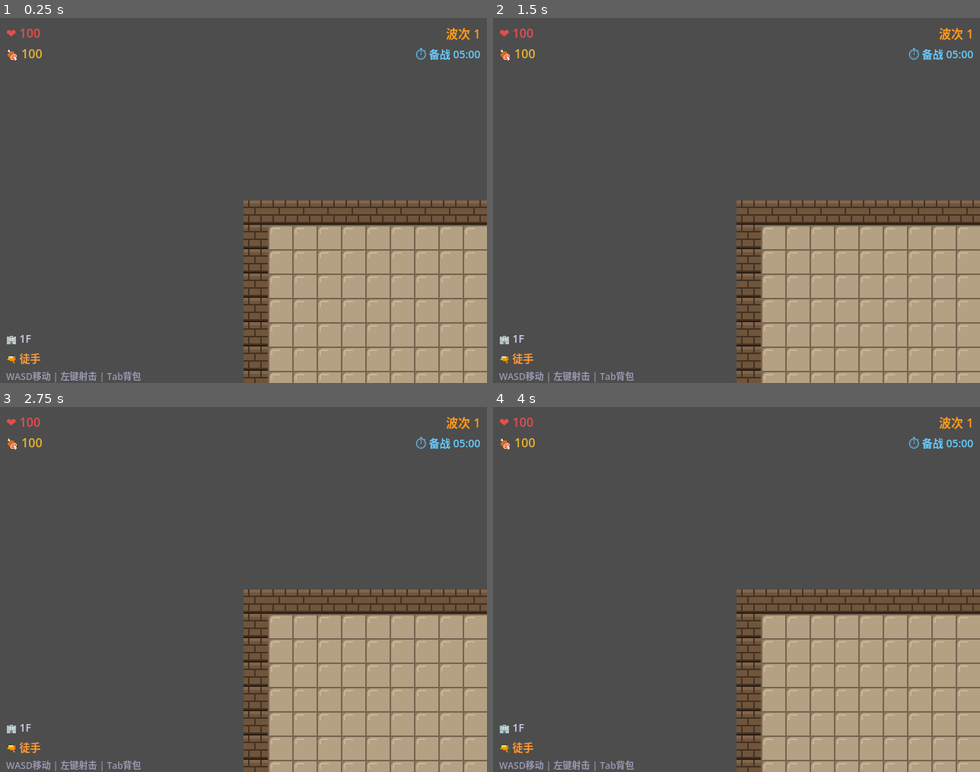
Above: before the commit, frames 1-4 (two rows, left to right).
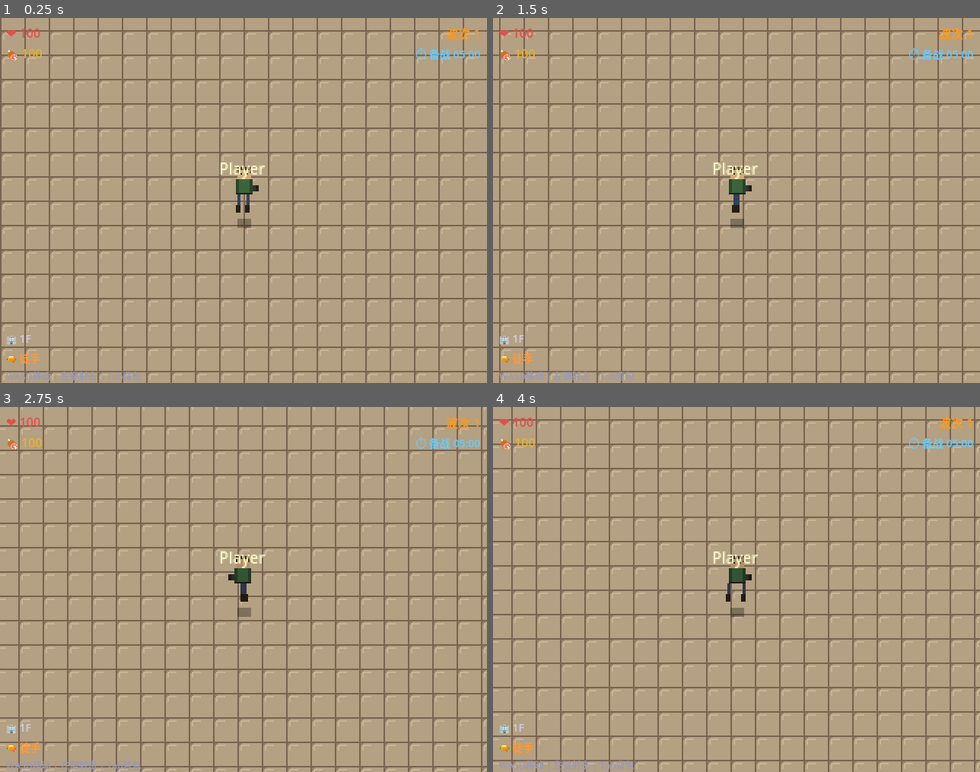
Above: after the commit, the same moments.

Repository: hewenze11/mall-survival
Game: Godot game, scene res://scenes/Game.tscn
The game is run twice, just before and just after one commit, with the same random seed, the same clock (stepped at 60 frames per second) and the same inputs. This scene is started directly instead of the project's main scene.
Inputs (mouse positions are in pixels of both pictures, inside the frame that each line leads up to):
- Up to frame 1 (0.25 s): no input
- Up to frame 2 (1.5 s): tap Enter at 0.5 s; move the mouse to (843, 182) at 0.52 s; hold D (move_right) 0.53-1.28 s; click (843, 182) at 0.6 s; move the mouse to (639, 218) at 1.27 s; hold S (move_down) from 1.28 s (still down); click (639, 218) at 1.35 s
- Up to frame 3 (2.75 s): move the mouse to (292, 509) at 2.02 s; release S (move_down) at 2.03 s; hold D (move_right) from 2.03 s (still down); click (292, 509) at 2.1 s
- Up to frame 4 (4 s): move the mouse to (712, 662) at 2.77 s; release D (move_right) at 2.78 s; hold W (move_up) 2.78-3.53 s; click (712, 662) at 2.85 s; move the mouse to (882, 644) at 3.52 s; hold A (move_left) from 3.53 s (still down); click (882, 644) at 3.6 s

The runs differ from the first frame. In frame 1, 79% of the frame differs, in the area x 0-100%, y 0-100%; in frame 2, 82%; in frame 3, 85%; in frame 4, 82%.
Error before the commit: Parse Error: Cannot infer the type of "dir_str" variable because the value doesn't have a set type. (res://scripts/Player.gd:62)

Commit message:
fix: GDScript type inference errors, sshpass install in CI

Diff:
--- a/client/scripts/HUD.gd
+++ b/client/scripts/HUD.gd
@@ -21,8 +21,8 @@
 	wave_label.text = "波次 %d" % w
 
 func update_phase(p: String, t: float) -> void:
-	var mins := int(t) / 60
-	var secs := int(t) % 60
+	var mins = int(t) / 60
+	var secs = int(t) % 60
 	match p:
 		"PREP":  phase_label.text = "⏱ 备战 %02d:%02d" % [mins, secs]
 		"WAVE":  phase_label.text = "⚔ 战斗中"
@@ -30,7 +30,7 @@
 		_:       phase_label.text = p
 
 func update_weapon(w: String, ammo: int) -> void:
-	var wn := {"none":"徒手","pistol":"手枪","shotgun":"霰弹枪"}.get(w, w)
+	var wn = {"none":"徒手","pistol":"手枪","shotgun":"霰弹枪"}.get(w, w)
 	weapon_label.text = "🔫 %s  ×%d" % [wn, ammo]
 
 func update_floor(f: int) -> void:
--- a/client/scripts/MainMenu.gd
+++ b/client/scripts/MainMenu.gd
@@ -46,7 +46,7 @@
 			var btn := Button.new()
 			btn.text = "🏢 房间 %s  [%d/%d]  %s" % [rid.left(6), c, m, _phase_zh(phase)]
 			btn.custom_minimum_size = Vector2(0, 36)
-			var cap := rid
+			var cap: String = rid
 			btn.pressed.connect(func(): _join_specific(cap))
 			room_list.add_child(btn)
 
--- a/client/scripts/Player.gd
+++ b/client/scripts/Player.gd
@@ -6,17 +6,17 @@
 # 方向枚举
 enum Dir { DOWN, LEFT, RIGHT, UP }
 
-var health := 100
-var hunger := 100
-var is_local := true
-var _dir := Dir.DOWN
-var _moving := false
-var _anim_timer := 0.0
-var _anim_frame := 0  # 0=站立, 1=左脚, 2=右脚
+var health: int = 100
+var hunger: int = 100
+var is_local: bool = true
+var _dir: int = Dir.DOWN
+var _moving: bool = false
+var _anim_timer: float = 0.0
+var _anim_frame: int = 0  # 0=站立, 1=左脚, 2=右脚
 const ANIM_SPEED := 0.2
 
-var _send_timer := 0.0
-var _last_pos := Vector2.ZERO
+var _send_timer: float = 0.0
+var _last_pos: Vector2 = Vector2.ZERO
 
 @onready var sprite: Sprite2D = $Sprite2D
 @onready var name_label: Label = $NameLabel
@@ -34,7 +34,7 @@
 	if not is_local:
 		return
 
-	var dir_vec := Vector2.ZERO
+	var dir_vec: Vector2 = Vector2.ZERO
 	if Input.is_action_pressed("move_up"):    dir_vec.y -= 1; _dir = Dir.UP
 	if Input.is_action_pressed("move_down"):  dir_vec.y += 1; _dir = Dir.DOWN
 	if Input.is_action_pressed("move_left"):  dir_vec.x -= 1; _dir = Dir.LEFT
@@ -59,35 +59,35 @@
 	_send_timer += delta
 	if _send_timer >= SEND_INTERVAL:
 		_send_timer = 0.0
-		var dir_str := ["down","left","right","up"][_dir]
+		var dir_str: String = ["down","left","right","up"][_dir]
 		NetworkManager.send_move(global_position.x, global_position.y, dir_str)
 
 func _input(event: InputEvent) -> void:
 	if not is_local: return
 	if event is InputEventMouseButton and event.pressed and event.button_index == MOUSE_BUTTON_LEFT:
-		var mp := get_global_mouse_position()
+		var mp: Vector2 = get_global_mouse_position()
 		NetworkManager.send_shoot(mp.x, mp.y)
 
 func _update_sprite() -> void:
 	if sprite == null: return
 	# 行数 = 方向（Down=0, Left=1, Right=2, Up=3）（RPG Maker 标准顺序）
-	var row := _dir  # Down=0, Left=1, Right=2, Up=3
+	var row: int = _dir  # Down=0, Left=1, Right=2, Up=3
 	# 列 = 帧 (0=stand, 1=left, 2=right)
-	var col := _anim_frame
+	var col: int = _anim_frame
 	sprite.region_enabled = true
 	sprite.region_rect = Rect2(col * SHEET_FRAME_W, row * SHEET_FRAME_H, SHEET_FRAME_W, SHEET_FRAME_H)
 
 # 远端玩家调用
 func set_remote_state(data: Dictionary) -> void:
-	var tx := data.get("x", global_position.x)
-	var ty := data.get("y", global_position.y)
+	var tx: float = data.get("x", global_position.x)
+	var ty: float = data.get("y", global_position.y)
 	global_position = global_position.lerp(Vector2(tx, ty), 0.3)
-	var d := data.get("dir", "down")
+	var d: String = data.get("dir", "down")
 	_dir = {"down":0,"left":1,"right":2,"up":3}.get(d, 0)
 	_moving = data.get("moving", false)
 	_update_sprite()
 	if not is_local:
-		var pname := data.get("name", "")
+		var pname: String = data.get("name", "")
 		if name_label: name_label.text = pname
 
 func set_health(v: int) -> void: health = v
Not shown, changed: .github/workflows/client-build.yml
